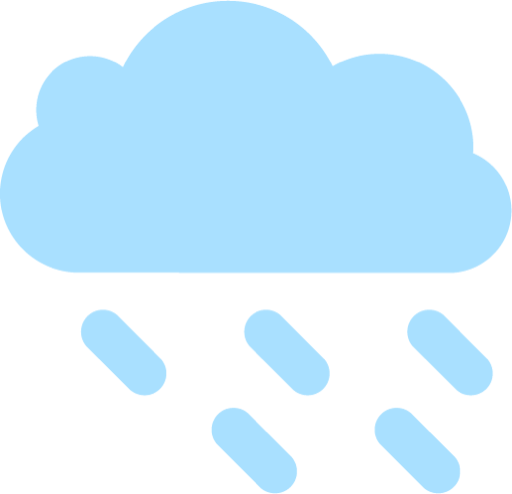
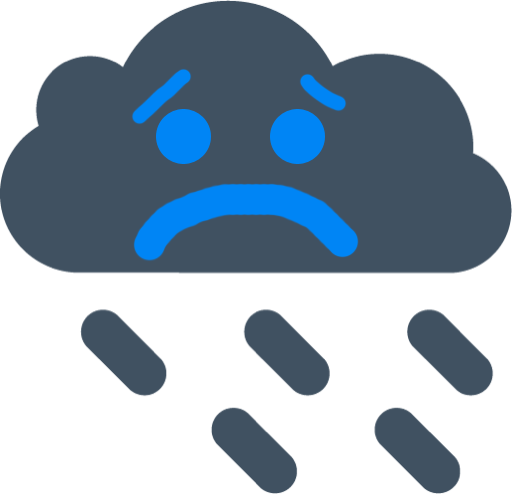
Two versions of the same layered image (w=512, h=494). Layer-by-layer changes:
added layer "Layer 2" above "Layer 1 copy" over 131, 68, 359, 262
added layer "Layer 1 copy" above "Layer 1" over 270, 109, 325, 164
added layer "Layer 1" above "Layer 0" over 156, 109, 211, 164
